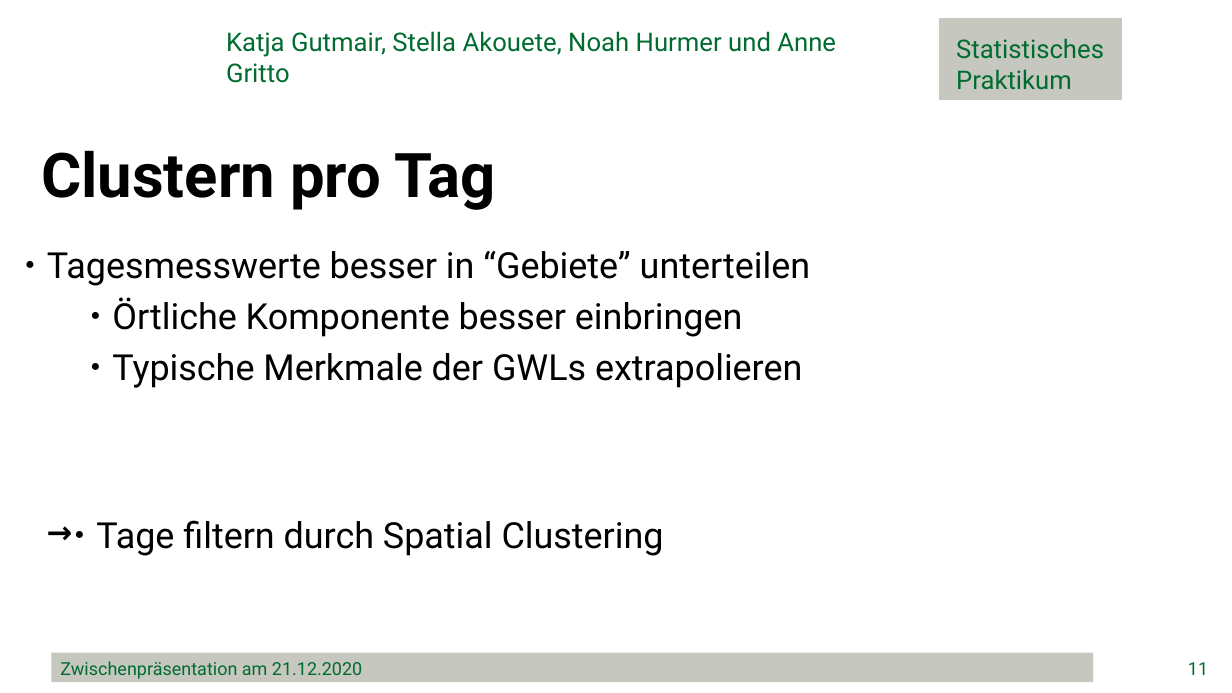
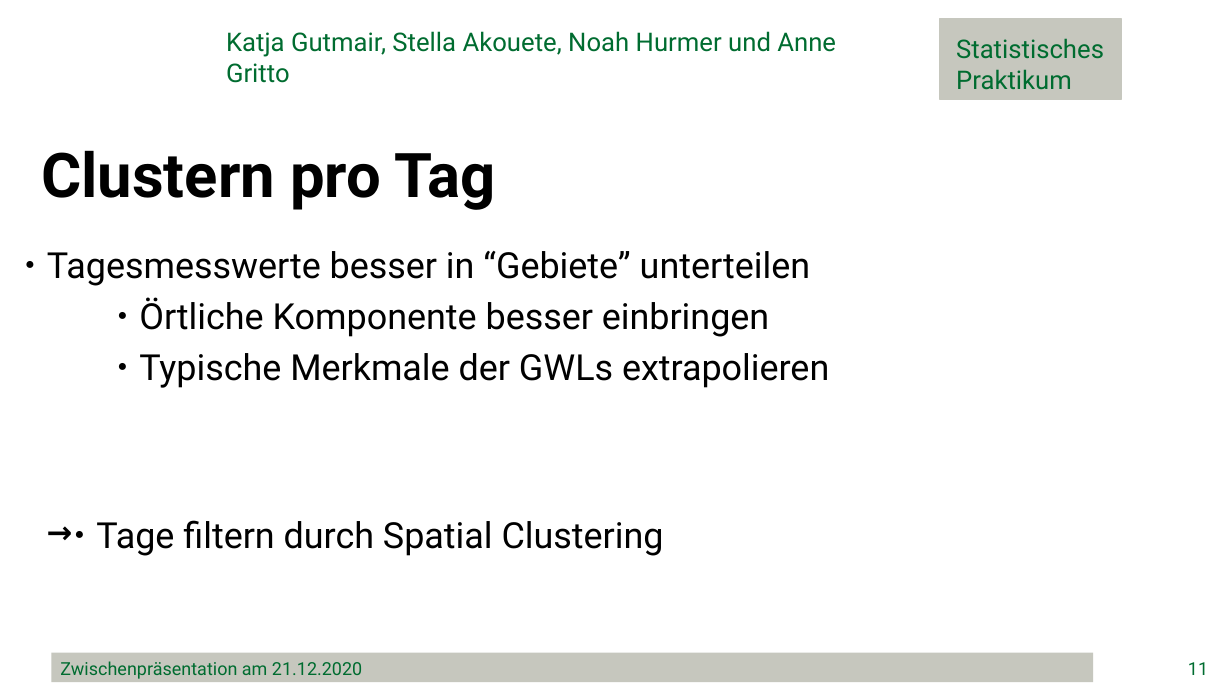
Before and after one commit to minimops/weatherFrog, a slide deck: slide 11 of ppt/Zwischenpraesentation_slidesN.pptx. Drawn at 1232x693 pixels with LibreOffice and Linux fonts; fonts in the diff are those of the drawing; background and template pictures are left out. Boxes give left, top, right and bottom in pixels: in the first picture for what was removed or moved away, otherwise in the second. Text is boxed around its words. In the diff, an @@ line names an element or a change of style, - is before the commit and + after.

```diff
--- a/ppt/Zwischenpraesentation_slidesN.pptx
+++ b/ppt/Zwischenpraesentation_slidesN.pptx
@@ text at bbox=[139, 297, 829, 388]: list level 4 to 3 in "Örtliche Komponente besser einbringen"; list level 4 to 3 in "Typische Merkmale der GWLs extrapolieren" @@
```
Also in this commit, not shown: 7 other slides changed.
